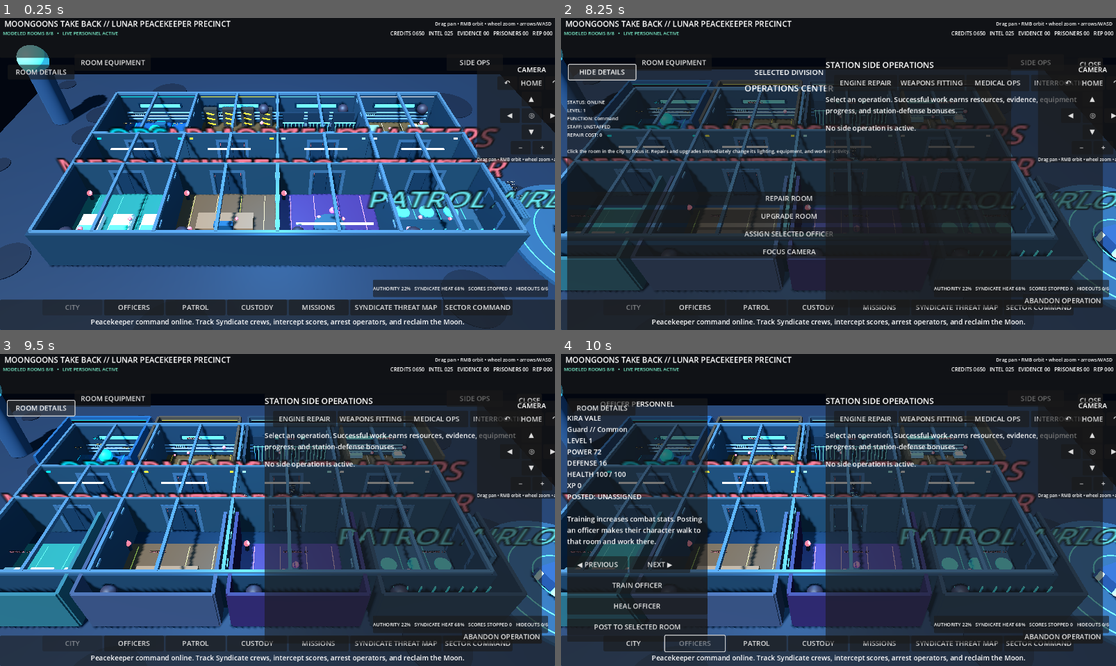
Above: before the commit, frames 1-4 (two rows, left to right).
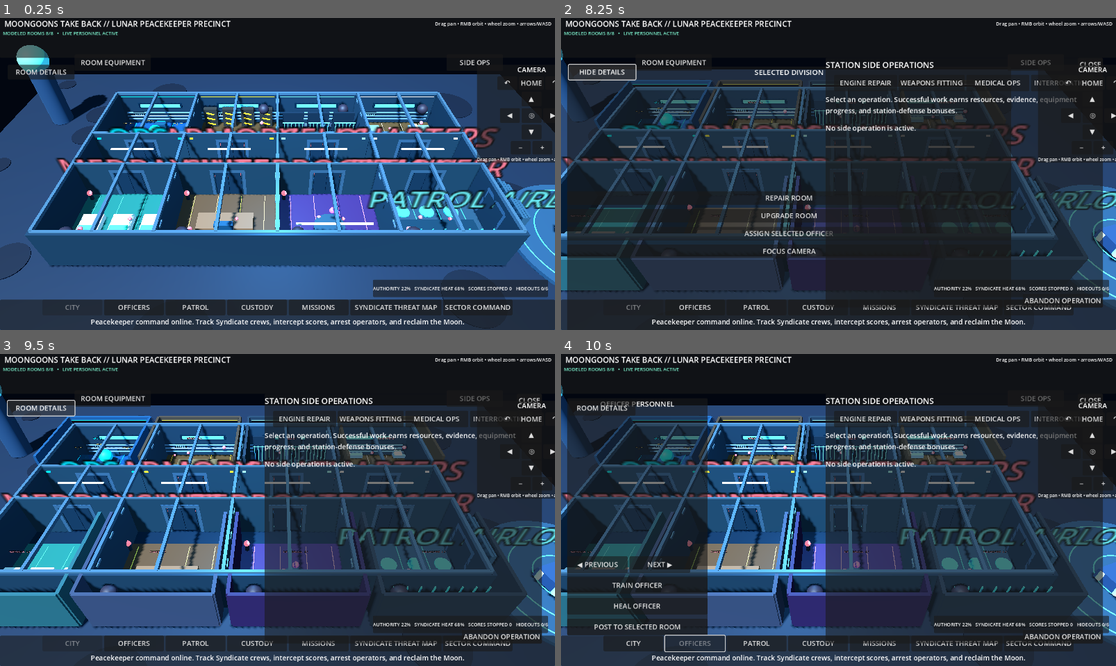
Above: after the commit, the same moments.

Repository: POTD725/MoonGoons-Take-Back
Game: Godot game, scene res://scenes/LivingPrecinct.tscn
Same seed, same stepped clock (60 frames per second), same inputs: the game is played once before the commit and once after it.
Inputs:
- Up to frame 1 (0.25 s): no input
- Up to frame 2 (8.25 s): click "SIDE OPS" at 0.5 s; click "↶" at 1.25 s; click "HOME" at 2 s; click "▲" at 2.75 s; click "◀" at 3.5 s; click "◎" at 4.25 s; click "▶" at 5 s; click "▼" at 5.75 s; click "−" at 6.5 s; click "+" at 7.25 s; click "ROOM DETAILS" at 8 s
- Up to frame 3 (9.5 s): click "HIDE DETAILS" at 8.75 s
- Up to frame 4 (10 s): click "OFFICERS" at 9.5 s

The runs differ from the first frame. In frame 1, 0.3% of the frame differs, in the area x 14-100%, y 4-63%; in frame 2, 1.5%; in frame 3, 0.3%; in frame 4, 1.7%, in the area x 1-100%, y 4-93%.
Error after the commit: Parse Error: Identifier "StationProgression" not declared in the current scope. (res://scripts/precinct_meta_state.gd:154)

Commit message:
Use timed room upgrades and add side operation defense missions

Diff:
--- a/scripts/precinct_meta_state.gd
+++ b/scripts/precinct_meta_state.gd
@@ -1,5 +1,5 @@
 extends Node
-## Station progression, assignments, custody work, missions, and command caps.
+## Station assignments, custody work, missions, and command progression.
 
 signal meta_changed
 
@@ -28,36 +28,13 @@
 	meta_changed.emit()
 
 func upgrade_room(room_id: String) -> Dictionary:
-	var room: Dictionary = PrecinctState.get_room(room_id)
-	if room.is_empty():
-		return _result(false, "Room not found.")
-	if not bool(room.get("repaired", false)):
-		return _result(false, "Restore this room before upgrading it.")
-	var level: int = int(room.get("level", 1))
-	if level >= 100:
-		return _result(false, "This room is already level 100.")
-	if room_id != "chief":
-		var command_cap: int = chief_level()
-		if level >= command_cap:
-			return _result(false, "%s is capped at level %d. Upgrade the Chief's Office first." % [String(room.get("name", "Room")), command_cap])
-	var cost: int = 90 + level * 55
-	if PrecinctState.credits < cost:
-		return _result(false, "Upgrade requires %d credits." % cost)
-	PrecinctState.credits -= cost
-	room["level"] = level + 1
-	reputation += 2
-	if room_id == "chief":
-		PrecinctState.last_event = "Chief's Office upgraded to level %d. Station upgrade cap increased." % (level + 1)
-	else:
-		PrecinctState.last_event = "%s upgraded to level %d of command cap %d." % [String(room.get("name", "Room")), level + 1, chief_level()]
-	PrecinctState.state_changed.emit()
-	save_meta()
-	meta_changed.emit()
-	return _result(true, PrecinctState.last_event)
+	var progression: Node = get_node_or_null("/root/StationProgression")
+	if progression != null and progression.has_method("begin_room_upgrade"):
+		return progression.call("begin_room_upgrade", room_id) as Dictionary
+	return _result(false, "Station progression service is unavailable.")
 
 func chief_level() -> int:
-	var chief_room: Dictionary = PrecinctState.get_room("chief")
-	return maxi(1, int(chief_room.get("level", 1)))
+	return maxi(1, int(PrecinctState.get_room("chief").get("level", 1)))
 
 func train_officer(officer_id: String) -> Dictionary:
 	var officer: Dictionary = PrecinctState.get_officer(officer_id)
@@ -174,14 +151,15 @@
 func task_catalog() -> Array[Dictionary]:
 	return [
 		_mission("chapter_restore", "CHAPTER 1", "Restore the Precinct", "Bring four station divisions online.", 4, _repaired_count(), 180, 5),
-		_mission("chapter_command", "CHAPTER 1", "Establish Command Authority", "Upgrade the Chief's Office to level 2. It controls every room and equipment level cap.", 2, chief_level(), 220, 8),
+		_mission("chapter_station", "CHAPTER 1", "Expand the Station", "Raise the orbital station to level 2 so the Chief's Office can advance.", 2, StationProgression.station_level, 260, 8),
+		_mission("chapter_command", "CHAPTER 1", "Establish Command Authority", "Raise the Chief's Office to level 2. It unlocks level 2 rooms.", 2, chief_level(), 220, 8),
 		_mission("chapter_equipment", "CHAPTER 1", "Equip the Precinct", "Complete three individual room-equipment upgrades.", 3, PrecinctEquipment.total_upgrades, 240, 8),
 		_mission("chapter_patrol", "CHAPTER 1", "First Arrests", "Hold or process two Syndicate suspects.", 2, PrecinctState.prisoners + prisoners_interrogated + prisoners_transferred, 250, 10),
 		_mission("chapter_hideout", "CHAPTER 2", "Expose a Hideout", "Investigate a district until one Syndicate hideout is exposed.", 1, CounterSyndicate.hideouts_exposed, 300, 12),
 		_mission("chapter_scores", "CHAPTER 2", "Break Their Momentum", "Stop three Syndicate scores through successful patrols or raids.", 3, CounterSyndicate.intercepted_scores, 320, 12),
 		_mission("chapter_arrest", "CHAPTER 2", "Major Arrest", "Capture one major Syndicate operator.", 1, CounterSyndicate.major_arrests, 350, 15),
 		_mission("chapter_control", "CHAPTER 2", "Reclaim Lunar Ground", "Raise overall Authority control to 35 percent.", 35, CounterSyndicate.authority_control, 420, 18),
-		_mission("daily_upgrade", "DAILY", "Calibrate Equipment", "Upgrade one individual item in any room.", 1, PrecinctEquipment.upgraded_item_count(), 100, 3),
+		_mission("daily_upgrade", "DAILY", "Calibrate Equipment", "Complete one individual item upgrade.", 1, PrecinctEquipment.upgraded_item_count(), 100, 3),
 		_mission("daily_training", "DAILY", "Officer Development", "Train any officer to level 2.", 1, _trained_officer_count(), 100, 2),
 		_mission("daily_assignment", "DAILY", "Staff the Station", "Assign two officers to active divisions.", 2, room_assignments.size(), 90, 3),
 		_mission("daily_custody", "DAILY", "Work the Case", "Interrogate or transfer one prisoner.", 1, prisoners_interrogated + prisoners_transferred, 120, 4),
@@ -190,7 +168,14 @@
 		_mission("patrol_veteran", "PATROL", "District Sweep", "Stop five Syndicate scores.", 5, CounterSyndicate.intercepted_scores, 280, 10),
 		_mission("investigation_network", "INVESTIGATION", "Map the Network", "Expose three Syndicate hideouts.", 3, CounterSyndicate.hideouts_exposed, 360, 14),
 		_mission("district_foothold", "DISTRICT", "Secure a Foothold", "Raise one district to 40 percent Authority control.", 40, _highest_district_control(), 260, 10),
-		_mission("station_mastery", "STATION", "Command-Grade Precinct", "Raise six individual equipment items above level 1.", 6, PrecinctEquipment.upgraded_item_count(), 400, 15)
+		_mission("station_mastery", "STATION", "Command-Grade Precinct", "Raise six individual equipment items above level 1.", 6, PrecinctEquipment.upgraded_item_count(), 400, 15),
+		_mission("side_engine", "SIDE OPS", "Drive Section Emergency", "Complete one engine-repair puzzle.", 1, SideOperations.engine_repairs, 140, 4),
+		_mission("side_weapons", "SIDE OPS", "Arm the Station", "Complete one weapons-fitting and calibration puzzle.", 1, SideOperations.weapon_upgrades, 160, 4),
+		_mission("side_medical", "SIDE OPS", "Emergency Medicine", "Stabilize one patient in Medical Ops.", 1, SideOperations.medical_cases, 140, 5),
+		_mission("side_interrogation", "SIDE OPS", "Reliable Confession", "Obtain one reliable confession without excessive stress.", 1, SideOperations.confessions, 180, 8),
+		_mission("defense_upgrade", "DEFENSE", "Harden the Perimeter", "Raise any station defense system to level 2.", 2, _highest_defense_level(), 240, 8),
+		_mission("defense_wave", "DEFENSE", "Repel Marauders", "Survive one marauder attack.", 1, StationProgression.attacks_survived, 260, 10),
+		_mission("defense_veteran", "DEFENSE", "Hold the Line", "Destroy ten marauder ships.", 10, StationProgression.marauders_defeated, 420, 16)
 	]
 
 func claim_task(task_id: String) -> Dictionary:
@@ -289,5 +274,11 @@
 		highest = maxi(highest, int(district.get("control", 0)))
 	return highest
 
+func _highest_defense_level() -> int:
+	var highest: int = 1
+	for defense_value: Variant in StationProgression.DEFENSE_CATALOG.keys():
+		highest = maxi(highest, StationProgression.defense_level(String(defense_value)))
+	return highest
+
 func _result(ok: bool, message: String) -> Dictionary:
 	return {"ok": ok, "message": message}
